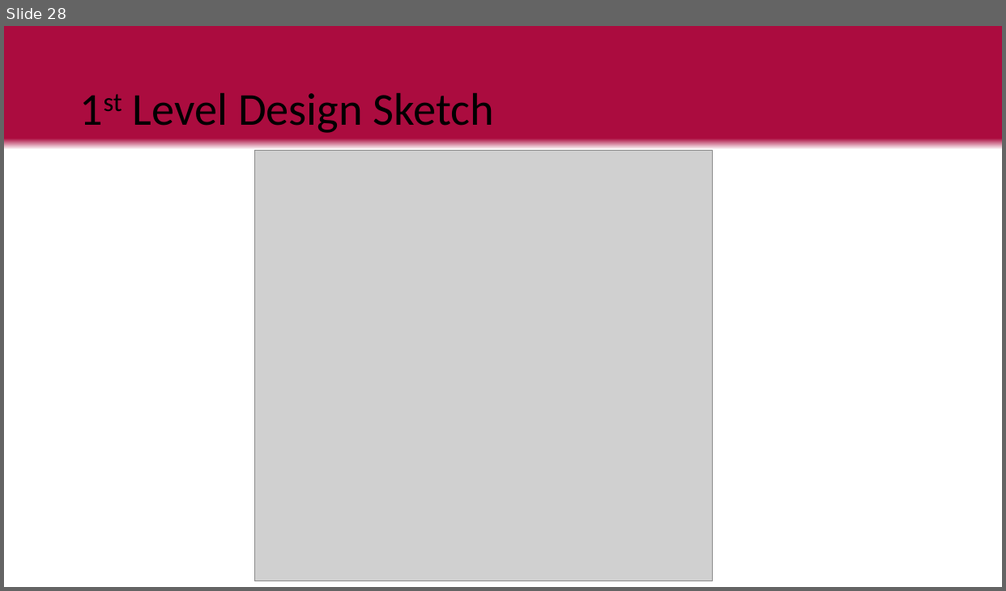
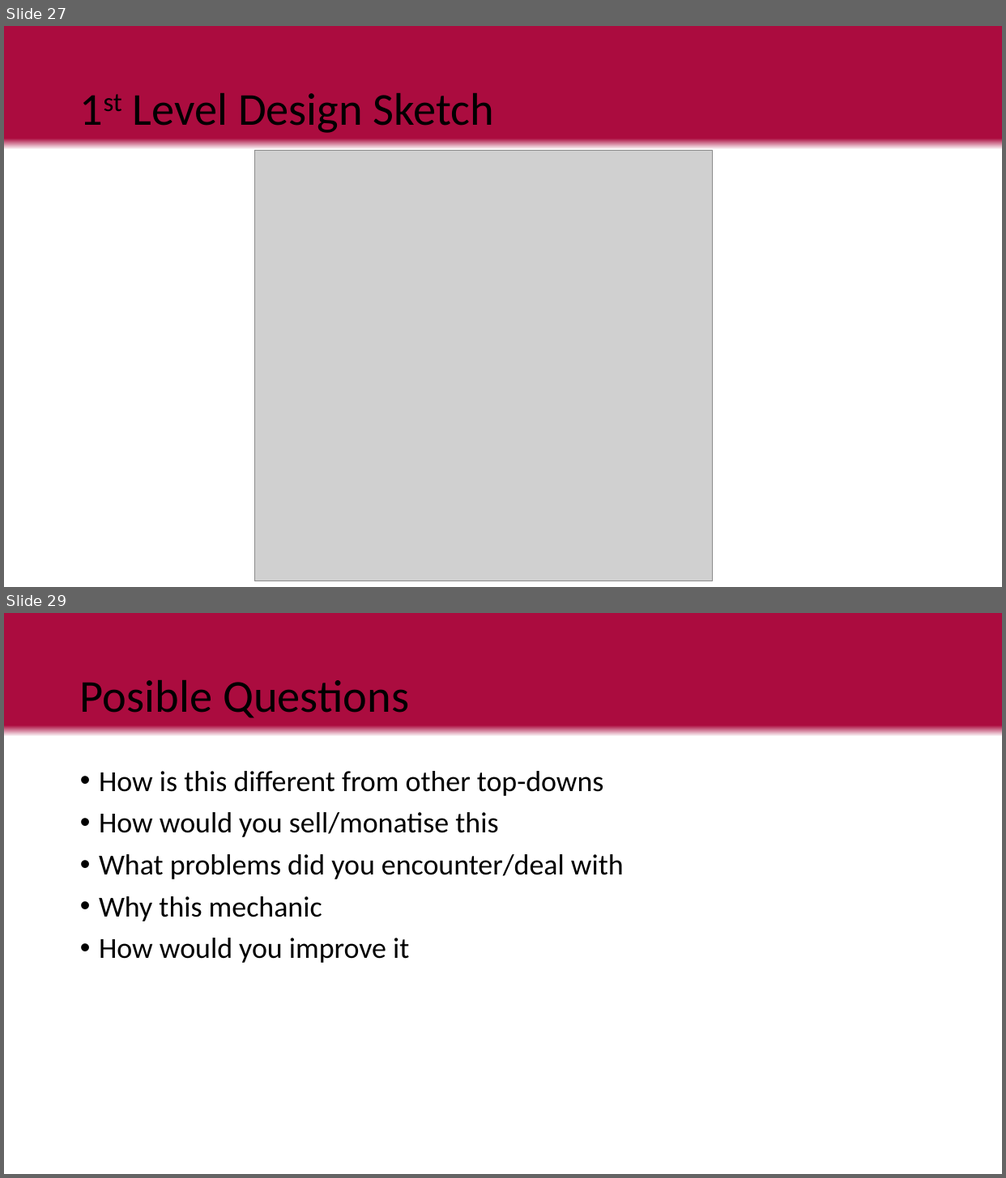
Before and after one commit to LuxRegem/Project_Clash-of-Cosplayers, a slide deck: Shared Documentation/Luke's Documents/Clash of Cos - Visual Pitch.pptx. Shown one above the other, each under a label of ours: slide 28 before the commit, slides 27 and 29 after it; the slides between them are not shown. The pictures are 1006x591 and 1006x1178 pixels, drawn with LibreOffice and Linux fonts; fonts in the diff are those of the drawing; grey boxes stand for pictures. Boxes give left, top, right and bottom in pixels: in the first picture for what was removed or moved away, otherwise in the second. Text is boxed around its words. In the diff, an @@ line names an element or a change of style, - is before the commit and + after.

```diff
--- a/Shared Documentation/Luke's Documents/Clash of Cos - Visual Pitch.pptx
+++ b/Shared Documentation/Luke's Documents/Clash of Cos - Visual Pitch.pptx
@@ slide 29 added at bbox=[4, 613, 1002, 1174], background gradient #AB0C3F to #FFFFFF @@
@@ title added at bbox=[80, 680, 409, 718], 44 pt, text #000000 @@
+Posible Questions
@@ text added at bbox=[99, 771, 624, 963], 28 pt, text #000000 @@
+• How is this different from other top-downs
+• How would you sell/monatise this
+• What problems did you encounter/deal with
+• Why this mechanic
+• How would you improve it
@@ what was slide 28 is now slide 27 @@
```
Also in this commit, not shown: 5 slides changed, 1 other slide added, 1 slide removed.
